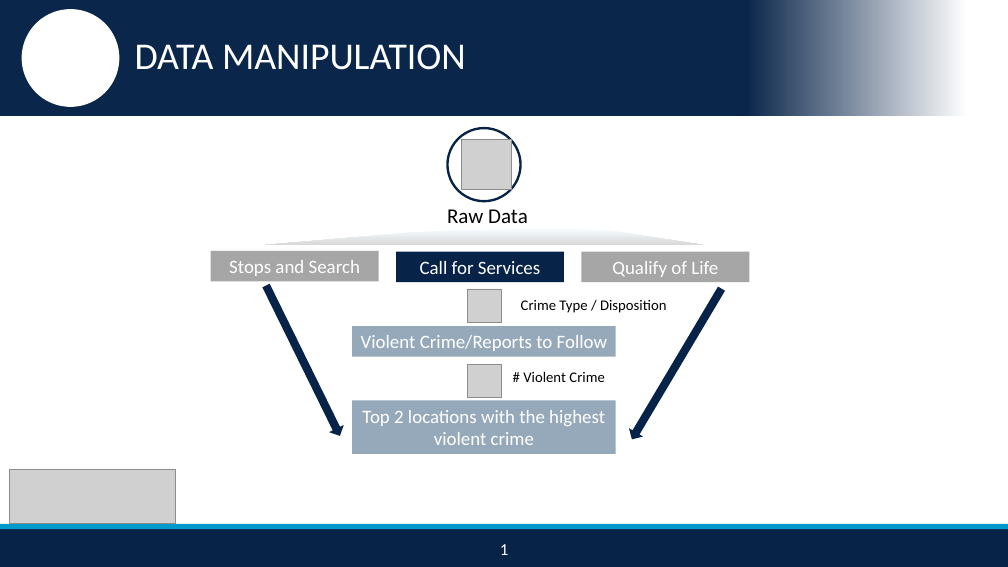
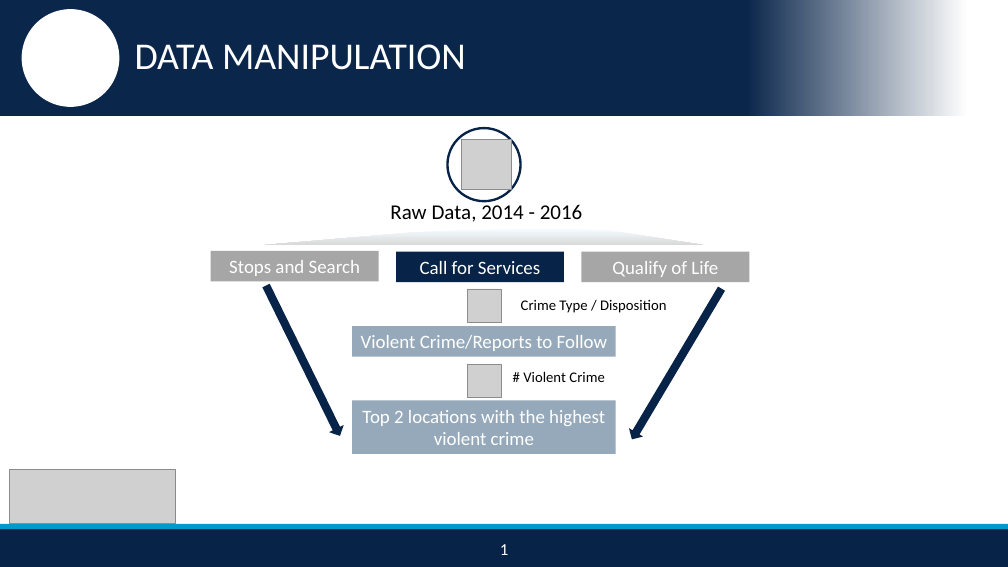
Before and after one commit to nikhilba/NOLA, a slide deck: slide 8 of Presentation/NOLA_Midterm_Presentation_v1.2.pptx (slide 9 before the commit). Drawn at 1008x567 pixels with LibreOffice and Linux fonts; fonts in the diff are those of the drawing; grey boxes stand for pictures; background and template pictures are left out. Boxes give left, top, right and bottom in pixels: in the first picture for what was removed or moved away, otherwise in the second. Text is boxed around its words. In the diff, an @@ line names an element or a change of style, - is before the commit and + after.

```diff
--- a/Presentation/NOLA_Midterm_Presentation_v1.2.pptx
+++ b/Presentation/NOLA_Midterm_Presentation_v1.2.pptx
@@ text at (390, 202, 583, 222): text changed @@
-Raw Data
+Raw Data, 2014 - 2016
```
Also in this commit, not shown: 10 other slides changed, 4 slides added, 1 slide removed, 4 other files.
